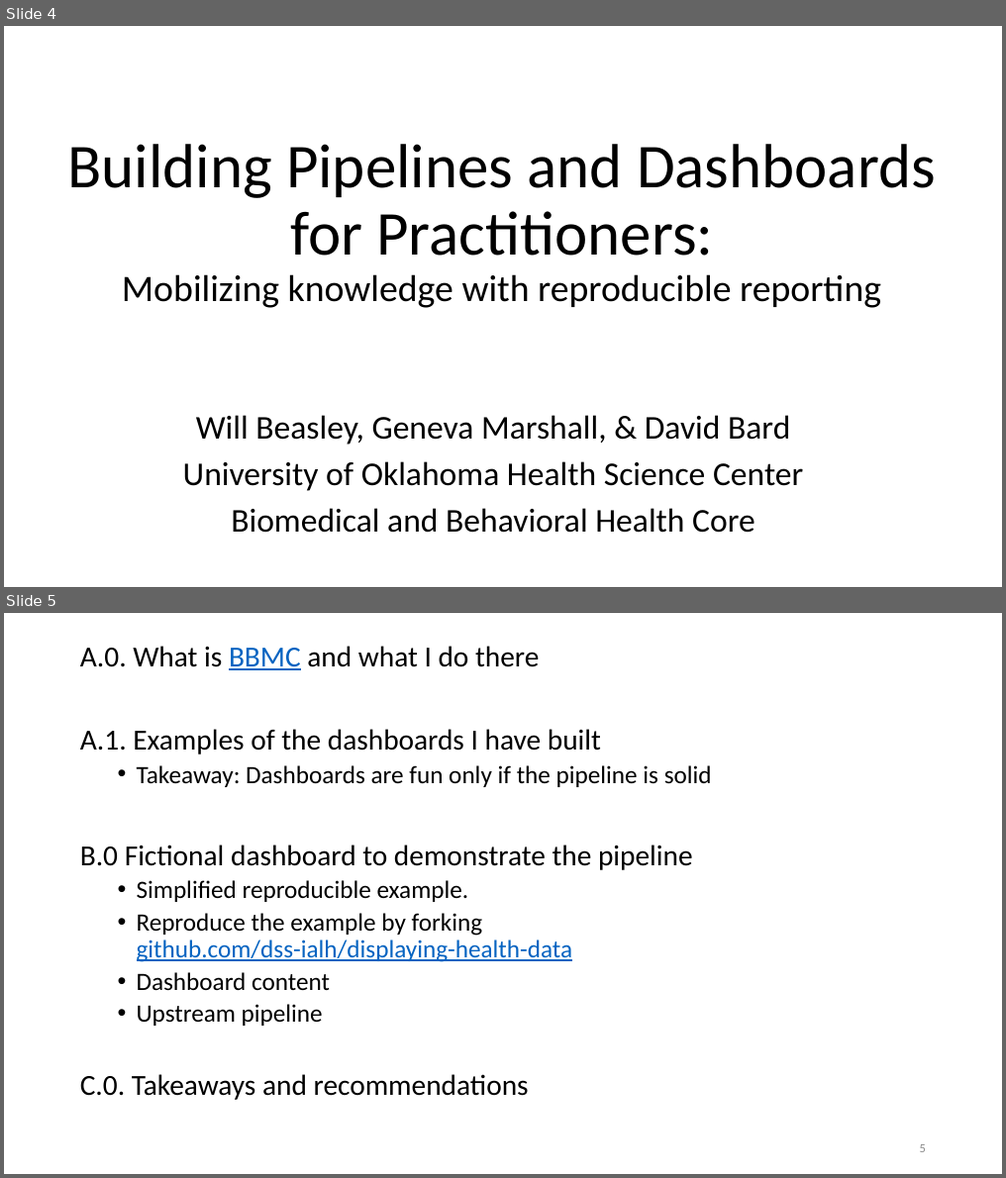
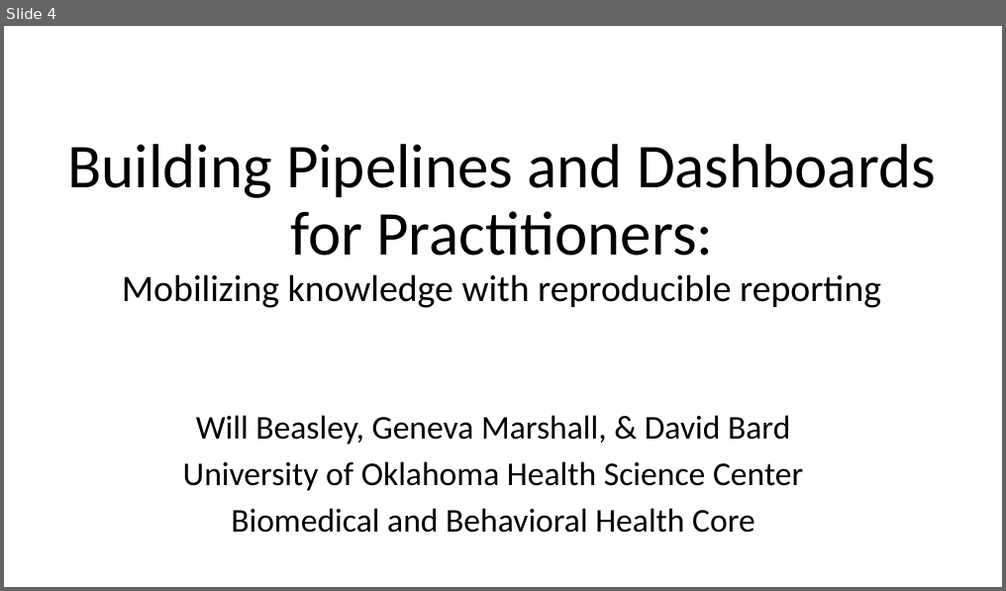
Before and after one commit to dss-ialh/displaying-health-data, a slide deck: documentation/products/beasley/dhd-2018-uvic-3-a-beasley-2018-11-29.pptx. Shown one above the other, each under a label of ours: slides 4 and 5 before the commit, slide 4 after it. The pictures are 1006x1178 and 1006x591 pixels, drawn with LibreOffice and Linux fonts; fonts in the diff are those of the drawing. Boxes give left, top, right and bottom in pixels: in the first picture for what was removed or moved away, otherwise in the second. Text is boxed around its words. In the diff, an @@ line names an element or a change of style, - is before the commit and + after.

```diff
--- a/documentation/products/beasley/dhd-2018-uvic-3-a-beasley-2018-11-29.pptx
+++ b/documentation/products/beasley/dhd-2018-uvic-3-a-beasley-2018-11-29.pptx
@@ slide 5 removed at (4, 613, 1002, 1174), background #FFFFFF @@
@@ text removed at (80, 646, 712, 1100) @@
-A.0. What is BBMC and what I do there
-A.1. Examples of the dashboards I have built
-  • Takeaway: Dashboards are fun only if the pipeline is solid
-B.0 Fictional dashboard to demonstrate the pipeline
-  • Simplified reproducible example.
-  • Reproduce the example by forking
-    github.com/dss-ialh/displaying-health-data
-  • Dashboard content
-  • Upstream pipeline
-C.0. Takeaways and recommendations
@@ page number removed at (920, 1145, 926, 1153) @@
-5
```
Also in this commit, not shown: 2 slides changed, 6 slides added, 2 other slides removed, 1 other file.
